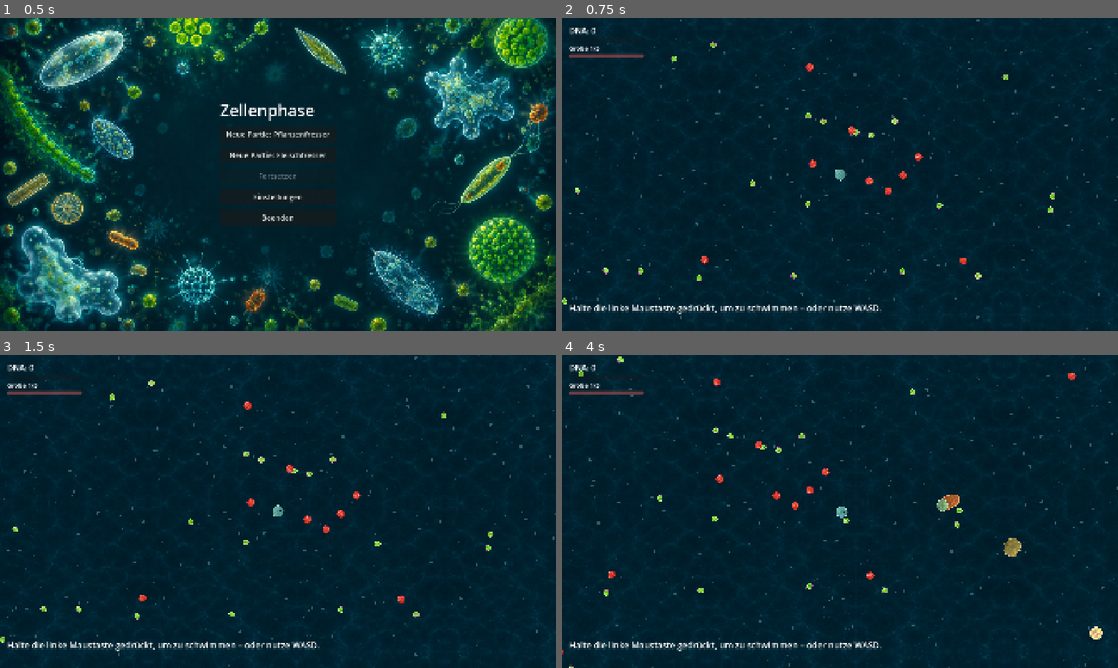
Above: before the commit, frames 1-4 (two rows, left to right).
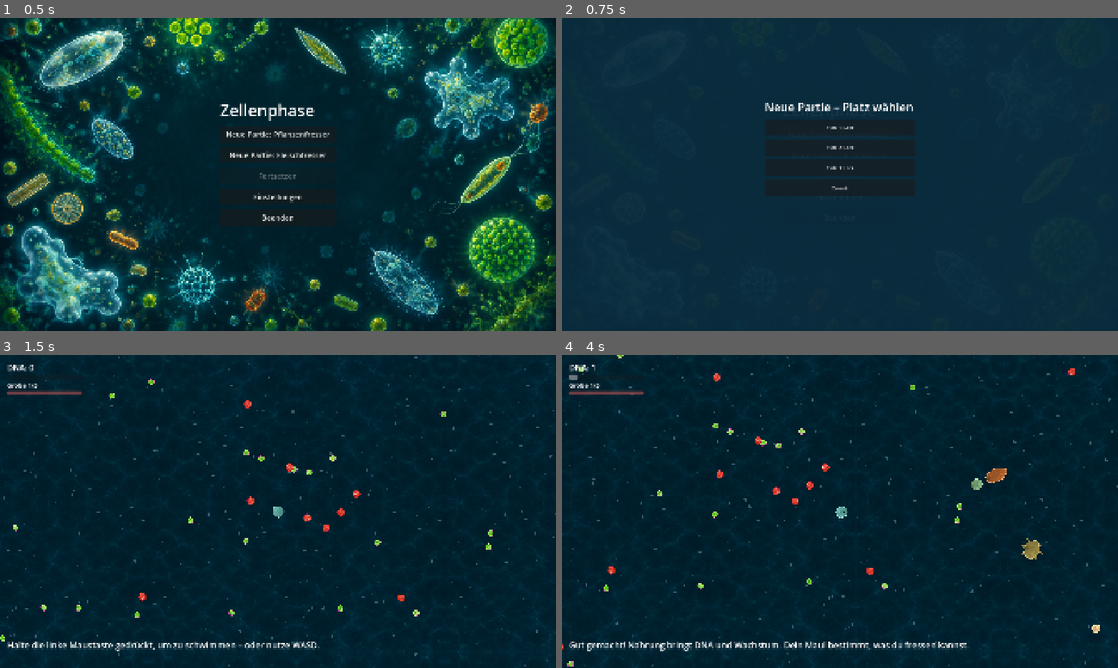
Above: after the commit, the same moments.

Repository: Mayo73/agenthub-backup
Game: Godot game, scene res://scenes/main.tscn
The game is run twice, just before and just after one commit, with the same random seed, the same clock (stepped at 60 frames per second) and the same inputs.
Inputs (mouse positions are in pixels of both pictures, inside the frame that each line leads up to):
- Up to frame 1 (0.5 s): no input
- Up to frame 2 (0.75 s): click "Neue Partie: Pflanzenfresser" at 0.5 s
- Up to frame 3 (1.5 s): click (278, 492) at 1.25 s, where only the run after the commit has a clickable "Neue Partie: Fleischfresser"
- Up to frame 4 (4 s): tap Enter at 2 s; move the mouse to (962, 495) at 2.02 s; hold D (rechts) 2.03-2.75 s; tap W (hoch) at 2.1 s; click (962, 495) at 2.17 s; drag from (728, 527) to (812, 574) at 2.77 s; move the mouse to (895, 442) at 3.52 s; hold D (rechts) from 3.53 s (still down); tap S (runter) at 3.6 s

Frame 1 is identical in both runs. In frame 2, 3.5% of the frame differs, in the area x 0-100%, y 0-100%; in frame 3, 0.9%; in frame 4, 3.7%.

Commit message:
T-0155: Spielstandplätze im Hauptmenü
Erstellt vom lokalen Agent (Modell qwen3.5:35b-a3b, Versuch 5 von 5).

Diff:
--- a/scripts/main.gd
+++ b/scripts/main.gd
@@ -39,6 +39,10 @@
 var stats := RunStats.new()
 var end_screen: EndScreen
 var hints := TutorialHints.new()
+var slot_prefix := SaveSlots.PREFIX
+var slot_menu: SlotMenu
+## Ernährung der gewünschten neuen Partie; "" = Fortsetzen.
+var pending_diet := ""
 var finished := false
 var poison := PoisonClouds.new()
 var electric := ElectricOrgan.new()
@@ -75,9 +79,9 @@
 	main_menu = MainMenu.new()
 	main_menu.name = "MainMenu"
 	add_child(main_menu)
-	main_menu.set_can_continue(FileAccess.file_exists(save_path))
-	main_menu.new_game.connect(_on_new_game)
-	main_menu.continue_game.connect(_on_continue)
+	main_menu.set_can_continue(SaveSlots.first_used(slot_prefix) > 0)
+	main_menu.new_game.connect(ask_slot_new)
+	main_menu.continue_game.connect(ask_slot_continue)
 	main_menu.quit_game.connect(quit)
 	pause_menu = PauseMenu.new()
 	pause_menu.name = "PauseMenu"
@@ -108,6 +112,12 @@
 	add_click_sounds(pause_menu)
 	add_click_sounds(settings_menu)
 
+	slot_menu = SlotMenu.new()
+	slot_menu.name = "SlotMenu"
+	add_child(slot_menu)
+	slot_menu.slot_chosen.connect(_on_slot_chosen)
+	add_click_sounds(slot_menu)
+
 
 func _physics_process(delta: float) -> void:
 	if editor_open:
@@ -340,6 +350,7 @@
 	autosave = true
 	hints = TutorialHints.new()
 	hint("bewegen")
+	show_menu(false)
 
 
 func save_now() -> bool:
@@ -388,7 +399,6 @@
 
 func _on_new_game(diet: String) -> void:
 	start_new(diet)
-	show_menu(false)
 
 
 func _on_continue() -> void:
@@ -413,7 +423,7 @@
 	autosave_now()
 	paused = false
 	pause_menu.close()
-	main_menu.set_can_continue(FileAccess.file_exists(save_path))
+	main_menu.set_can_continue(SaveSlots.first_used(slot_prefix) > 0)
 	show_menu(true)
 
 
@@ -484,3 +494,26 @@
 	var text := hints.trigger(id)
 	if text != "":
 		hud.show_message(text, 6.0)
+
+
+# Neue Funktionen für Spielstandplatz-Auswahl
+
+func ask_slot_new(diet: String) -> void:
+	pending_diet = diet
+	slot_menu.prefix = slot_prefix
+	slot_menu.open("Neue Partie – Platz wählen", false)
+
+
+func ask_slot_continue() -> void:
+	pending_diet = ""
+	slot_menu.prefix = slot_prefix
+	slot_menu.open("Fortsetzen – Spielstand wählen", true)
+
+
+func _on_slot_chosen(slot: int) -> void:
+	save_path = SaveSlots.path_for(slot, slot_prefix)
+	if pending_diet != "":
+		_on_new_game(pending_diet)
+		autosave_now()
+	else:
+		_on_continue()
--- a/tests/test_main_menus.gd
+++ b/tests/test_main_menus.gd
@@ -1,6 +1,7 @@
 extends "res://tests/base_test.gd"
 
 const PATH := "user://test_menue_spielstand.json"
+const TEST_P := "user://test_menu_slots_"
 
 var main: Node2D
 
@@ -9,12 +10,20 @@
 	main = load("res://scenes/main.tscn").instantiate()
 	(Engine.get_main_loop() as SceneTree).root.add_child(main)
 	main.save_path = PATH
+	main.slot_prefix = TEST_P
+	# Für Slot-basierte Tests
+	if FileAccess.file_exists(SaveSlots.path_for(1, TEST_P)):
+		DirAccess.remove_absolute(ProjectSettings.globalize_path(SaveSlots.path_for(1, TEST_P)))
 
 
 func teardown() -> void:
 	main.free()
 	if FileAccess.file_exists(PATH):
 		DirAccess.remove_absolute(ProjectSettings.globalize_path(PATH))
+	for slot in range(1, 4):
+		var path := SaveSlots.path_for(slot, TEST_P)
+		if FileAccess.file_exists(path):
+			DirAccess.remove_absolute(ProjectSettings.globalize_path(path))
 
 
 func test_start_im_menue() -> void:
@@ -25,16 +34,16 @@
 
 
 func test_neue_partie() -> void:
-	main.main_menu.herbivore_button.pressed.emit()
+	main.start_new(Diet.PFLANZENFRESSER)
 	check(not main.in_menu, "in_menu sollte false sein")
 	check(main.world.visible, "world soll sichtbar sein")
 
-	main.main_menu.carnivore_button.pressed.emit()
+	main.start_new(Diet.FLEISCHFRESSER)
 	check(main.player.diet == Diet.FLEISCHFRESSER, "Fleischfresser muss gesetzt sein")
 
 
 func test_pause() -> void:
-	main.main_menu.herbivore_button.pressed.emit()
+	main.start_new(Diet.PFLANZENFRESSER)
 	main.toggle_pause()
 	check(main.paused, "paused soll true sein")
 	check(main.pause_menu.visible, "PauseMenu soll sichtbar sein")
@@ -51,23 +60,30 @@
 
 
 func test_zurueck_ins_menue() -> void:
-	main.main_menu.herbivore_button.pressed.emit()
-	main.toggle_pause()
-	main.pause_menu.main_menu_button.pressed.emit()
+	main.start_new(Diet.PFLANZENFRESSER)
+	main.progress.dna = 5
+	main.save_path = SaveSlots.path_for(1, TEST_P)
+	main.save_now()
+	main.back_to_menu()
 
 	check(main.in_menu, "in_menu soll true sein")
 	check(not main.paused, "paused soll false sein")
-	check(FileAccess.file_exists(PATH), "Spielstand muss existieren")
+	check(FileAccess.file_exists(SaveSlots.path_for(1, TEST_P)), "Spielstand muss existieren")
 	check(not main.main_menu.continue_button.disabled, "Fortsetzen darf nicht disabled sein")
 
 
 func test_fortsetzen() -> void:
-	main.main_menu.herbivore_button.pressed.emit()
+	main.start_new(Diet.PFLANZENFRESSER)
 	main.progress.dna = 9
+	main.save_path = SaveSlots.path_for(1, TEST_P)
 	main.save_now()
 	main.back_to_menu()
 	main.progress.dna = 0
+	main.slot_prefix = TEST_P
+
+	# Continue-Button drücken (öffnet SlotMenu), dann Platz 1 wählen
 	main.main_menu.continue_button.pressed.emit()
+	main.slot_menu.slot_buttons[0].pressed.emit()
 
 	check(not main.in_menu, "in_menu soll false sein")
 	check(main.progress.dna == 9, "DNA muss geladen sein")
--- /dev/null
+++ b/tests/test_main_plaetze.gd
@@ -0,0 +1,54 @@
+extends "res://tests/base_test.gd"
+
+const P := "user://test_main_platz_"
+
+var main: Node2D
+
+
+func setup() -> void:
+	main = load("res://scenes/main.tscn").instantiate()
+	(Engine.get_main_loop() as SceneTree).root.add_child(main)
+	main.slot_prefix = P
+
+
+func teardown() -> void:
+	for slot in range(1, 4):
+		var path := SaveSlots.path_for(slot, P)
+		if FileAccess.file_exists(path):
+			DirAccess.remove_absolute(ProjectSettings.globalize_path(path))
+	main.free()
+
+
+func test_neue_partie_fragt() -> void:
+	main.main_menu.herbivore_button.pressed.emit()
+	check(main.slot_menu.visible, "SlotMenu soll sichtbar sein")
+	check(main.in_menu, "in_menu soll true sein")
+
+
+func test_neue_partie_im_platz() -> void:
+	main.ask_slot_new(Diet.FLEISCHFRESSER)
+	main.slot_menu.slot_buttons[1].pressed.emit()
+	check(not main.in_menu, "in_menu sollte false sein")
+	check(main.player.diet == Diet.FLEISCHFRESSER, "Fleischfresser muss gesetzt sein")
+	check(main.save_path == SaveSlots.path_for(2, P), "save_path soll Pfad von Platz 2 sein")
+	check(FileAccess.file_exists(SaveSlots.path_for(2, P)), "Spielstand-Datei soll existieren")
+
+
+func test_fortsetzen() -> void:
+	main.ask_slot_new(Diet.PFLANZENFRESSER)
+	main.slot_menu.slot_buttons[0].pressed.emit()
+	main.progress.dna = 9
+	main.save_now()
+	main.back_to_menu()
+	main.progress.dna = 0
+	main.ask_slot_continue()
+	main.slot_menu.slot_buttons[0].pressed.emit()
+	check(main.progress.dna == 9, "DNA muss geladen sein")
+	check(not main.in_menu, "in_menu soll false sein")
+
+
+func test_fortsetzen_moeglich() -> void:
+	main.ask_slot_new(Diet.PFLANZENFRESSER)
+	main.slot_menu.slot_buttons[2].pressed.emit()
+	main.back_to_menu()
+	check(not main.main_menu.continue_button.disabled, "Fortsetzen darf nicht disabled sein")
Not shown, added: tests/test_main_plaetze.gd.uid
